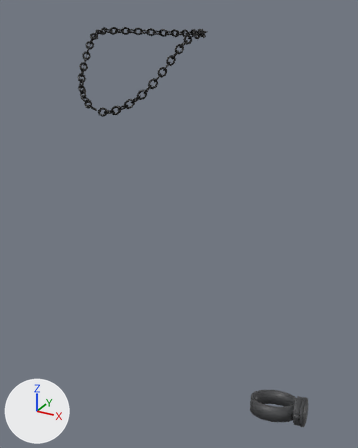
Before and after pictures for a commit that changed the glTF model assets/wear/exit6_male_v31/Exit6_Jewelry.glb.
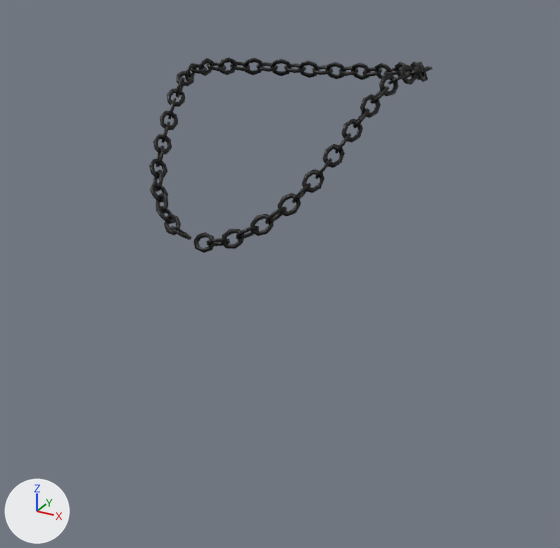
Each version appears first whole from a 50 mm camera at (1.372, -2.089, 1.859) aimed at (0.238, -0.027, 0.828), and next in a close-up on the part from 2% to 75% of the width and 0% to 56% of the height. The lights are fixed; the arrows at lower left show +X, +Y and +Z. The first two pictures are the older version.

The first close-up shows 'Exit6_Chain'.
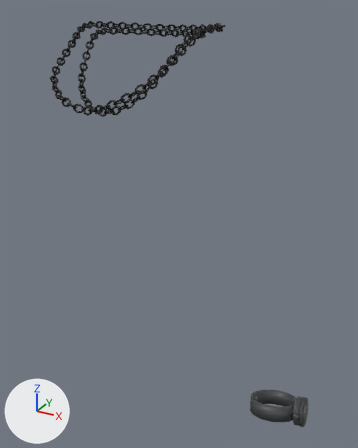
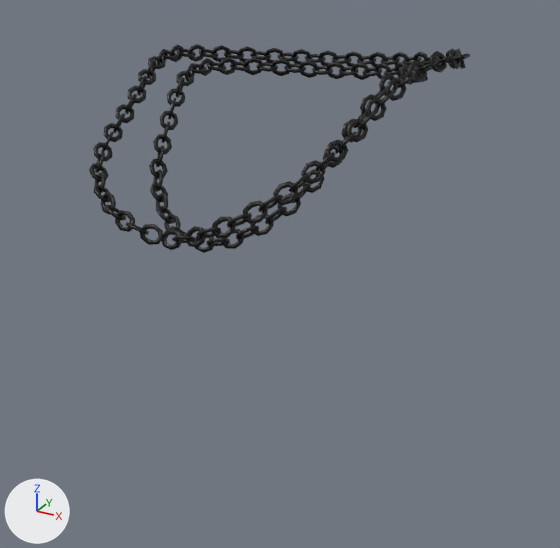
What differs and where, as boxes (x1, y1, x2, y2) in the close-ups (560 x 548 px):
'Exit6_Chain_Over', added
    after: (89, 44, 470, 250)

Edits to the bpy script that builds the scene:
```text
Add img_exit6_chain_over_color:
    img_exit6_chain_over_color = load_image('Exit6_Chain_Over_Color', '_unpacked/Exit6_Chain_Over_Color', 256, 256, 'sRGB')
Add mat_m_exit6_chain_over:
    mat_m_exit6_chain_over = bpy.data.materials.new('M_Exit6_Chain_Over')
    # uses the picture img_exit6_chain_over_color
Add me_exit6_chain_over:
    me_exit6_chain_over.from_pydata(...)  # 2464 vertices, 4928 faces; spans x -0.376..0.377, y -0.43..0.429, z 1.429..1.791
    me_exit6_chain_over.materials.append(mat_m_exit6_chain_over)
Add ob_exit6_chain_over:
    ob_exit6_chain_over = bpy.data.objects.new('Exit6_Chain_Over', me_exit6_chain_over)
    ob_exit6_chain_over.location = (0.0, 0.0, 0.0)
```
